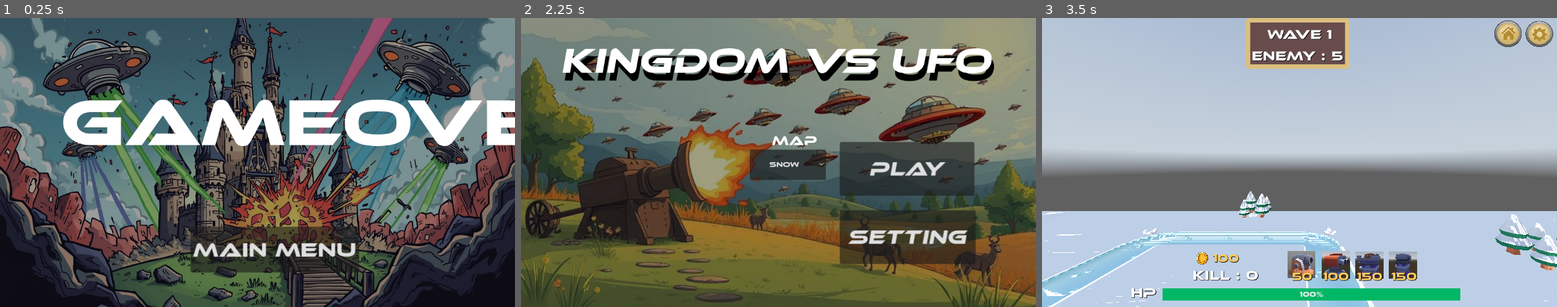
Above: before the commit, frames 1-3 (left to right).
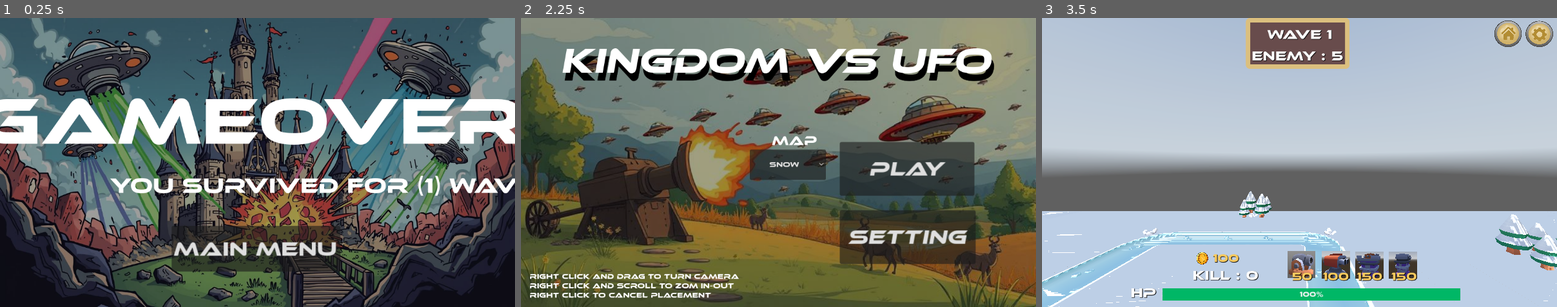
Above: after the commit, the same moments.

Repository: PeerapatTa3/GameDev3d_project
Game: Godot game, scene res://scenes/game_over.tscn
The game is run twice, just before and just after one commit, with the same random seed, the same clock (stepped at 60 frames per second) and the same inputs. This scene is started directly instead of the project's main scene. A sky picture missing from this copy of the repository is replaced by a grey-blue gradient.
Inputs (mouse positions are in pixels of both pictures, inside the frame that each line leads up to):
- Up to frame 1 (0.25 s): no input
- Up to frame 2 (2.25 s): click "Main menu" at 0.5 s; click "Play" at 1.25 s; click (984, 32) at 2 s
- Up to frame 3 (3.5 s): click "Play" at 2.75 s

The runs differ from the first frame. In frame 1, 13% of the frame differs, in the area x 0-100%, y 27-89%; in frame 2, 1.3%; in frame 3, nothing differs.

Commit message:
FINAL UPDATE 67

Diff:
--- a/tower-defense/Mob/enemy.tscn
+++ b/tower-defense/Mob/enemy.tscn
@@ -8,7 +8,7 @@
 
 [node name="Enemy" type="CharacterBody3D" groups=["Enemy"]]
 script = ExtResource("1_4n1ci")
-speed = 5
+speed = 3
 
 [node name="MeshInstance3D" type="MeshInstance3D" parent="."]
 mesh = ExtResource("2_7bnn1")
--- a/tower-defense/Mob/speed_enemy.tscn
+++ b/tower-defense/Mob/speed_enemy.tscn
@@ -8,7 +8,7 @@
 
 [node name="Enemy" type="CharacterBody3D" groups=["Enemy"]]
 script = ExtResource("1_0cfgg")
-speed = 6
+speed = 4
 hp = 10
 
 [node name="MeshInstance3D" type="MeshInstance3D" parent="."]
--- a/tower-defense/Mob/tank_enemy.tscn
+++ b/tower-defense/Mob/tank_enemy.tscn
@@ -8,7 +8,6 @@
 
 [node name="Enemy" type="CharacterBody3D" groups=["Enemy"]]
 script = ExtResource("1_sp8q6")
-speed = 3
 hp = 20
 
 [node name="MeshInstance3D" type="MeshInstance3D" parent="."]
--- a/tower-defense/Scrips/game_over.gd
+++ b/tower-defense/Scrips/game_over.gd
@@ -3,9 +3,9 @@
 @export var Scene : PackedScene
 
 func  _ready() -> void:
+	GameStatus.hp = 10
 	AudioManager.Bg_gameover.play()
-
-
+	$TextureRect/Wave.text = "You survived for (" + str(GameStatus.wave) + ") waves!!"
 
 
 func _on_mainmenu_pressed() -> void:
--- a/tower-defense/Scrips/test.gd
+++ b/tower-defense/Scrips/test.gd
@@ -47,7 +47,7 @@
 # ==============================
 func _process(_delta):
 	game_manager()
-	if GameStatus.hp == 0:
+	if GameStatus.hp <= 0:
 		get_tree().change_scene_to_file("res://scenes/game_over.tscn")
 
 func game_manager() -> void:
--- a/tower-defense/Scrips/ui_upgrade.gd
+++ b/tower-defense/Scrips/ui_upgrade.gd
@@ -30,6 +30,7 @@
 		$CanvasLayer/Panel/towerImg.texture = upgrade_traget.tower_pic
 	$CanvasLayer/VBoxContainer/Speed/Old_Speed.text = str(upgrade_traget.attack_speed)
 	$CanvasLayer/VBoxContainer/Speed/New_Speed.text = str(upgrade_traget.attack_speed - upgrade_traget.upgrade_speed_bonus)
+	$CanvasLayer/Panel/Cost.text = "cost : " + str(upgrade_traget.upgrade_cost)
 
 	if upgrade_traget.upgrade_level >= upgrade_traget.max_upgrade_level:
 		$CanvasLayer/VBoxContainer/Level/arrow3.hide()
@@ -40,6 +41,7 @@
 		$CanvasLayer/VBoxContainer/Range/New_Range.hide()
 		$CanvasLayer/VBoxContainer/Speed/arrow3.hide()
 		$CanvasLayer/VBoxContainer/Speed/New_Speed.hide()
+		$CanvasLayer/Panel/Cost.hide()
 	else :
 		$CanvasLayer/VBoxContainer/Level/arrow3.show()
 		$CanvasLayer/VBoxContainer/Level/New_Level.show()
--- a/tower-defense/scenes/game_over.tscn
+++ b/tower-defense/scenes/game_over.tscn
@@ -26,30 +26,50 @@
 expand_mode = 1
 metadata/_edit_use_anchors_ = true
 
-[node name="Mainmenu" type="Button" parent="."]
-layout_mode = 0
-anchor_left = 0.369792
-anchor_top = 0.722222
-anchor_right = 0.632546
-anchor_bottom = 0.880604
-offset_right = -83.693
+[node name="TextureRect" type="TextureRect" parent="."]
+layout_mode = 1
+anchors_preset = 15
+anchor_right = 1.0
+anchor_bottom = 1.0
+grow_horizontal = 2
+grow_vertical = 2
+
+[node name="Mainmenu" type="Button" parent="TextureRect"]
+layout_mode = 1
+anchors_preset = -1
+anchor_left = 0.333333
+anchor_top = 0.719136
+anchor_right = 0.660877
+anchor_bottom = 0.877518
+offset_right = -104.33
 offset_bottom = -27.6315
 scale = Vector2(1.38216, 1.36842)
 theme_override_font_sizes/font_size = 33
 text = "Main menu"
 metadata/_edit_use_anchors_ = true
 
-[node name="Gameover" type="Label" parent="."]
-layout_mode = 0
-anchor_left = 0.117188
-anchor_top = 0.220679
-anchor_right = 0.877604
-anchor_bottom = 0.537037
-offset_bottom = -38.0
+[node name="Gameover" type="Label" parent="TextureRect"]
+layout_mode = 1
+anchors_preset = -1
+anchor_left = -0.0451389
+anchor_top = 0.216049
+anchor_right = 1.0191
+anchor_bottom = 0.49537
 theme_override_font_sizes/font_size = 150
 text = "GameOver"
 horizontal_alignment = 1
 vertical_alignment = 1
 metadata/_edit_use_anchors_ = true
 
-[connection signal="pressed" from="Mainmenu" to="." method="_on_mainmenu_pressed"]
+[node name="Wave" type="Label" parent="TextureRect"]
+layout_mode = 1
+anchors_preset = -1
+anchor_left = 0.213542
+anchor_top = 0.533951
+anchor_right = 1.10851
+anchor_bottom = 0.645062
+theme_override_font_sizes/font_size = 48
+text = "You survived for A waves!!"
+metadata/_edit_use_anchors_ = true
+
+[connection signal="pressed" from="TextureRect/Mainmenu" to="." method="_on_mainmenu_pressed"]
--- a/tower-defense/scenes/main_menu.tscn
+++ b/tower-defense/scenes/main_menu.tscn
@@ -114,6 +114,17 @@
 text = "Map"
 metadata/_edit_use_anchors_ = true
 
+[node name="RichTextLabel" type="RichTextLabel" parent="CanvasLayer/bg2"]
+layout_mode = 0
+anchor_left = 0.0164931
+anchor_top = 0.878086
+anchor_right = 0.444444
+anchor_bottom = 1.0
+text = "RIght click and Drag to turn camera
+Right click and scroll to zom in-out
+Right click to cancel placement"
+metadata/_edit_use_anchors_ = true
+
 [connection signal="pressed" from="CanvasLayer/bg2/Play" to="." method="_on_play_pressed"]
 [connection signal="pressed" from="CanvasLayer/bg2/setting" to="." method="_on_setting_pressed"]
 [connection signal="item_selected" from="CanvasLayer/bg2/OptionButton" to="." method="_on_option_button_item_selected"]
--- a/tower-defense/scenes/ui_upgrade.tscn
+++ b/tower-defense/scenes/ui_upgrade.tscn
@@ -149,6 +149,17 @@
 popup/item_3/text = "CLOSEST"
 popup/item_3/id = 3
 
+[node name="Cost" type="Label" parent="CanvasLayer/Panel"]
+layout_mode = 1
+anchors_preset = -1
+anchor_left = 0.701389
+anchor_top = 0.771739
+anchor_right = 1.05093
+anchor_bottom = 0.810559
+theme_override_font_sizes/font_size = 20
+text = "Cost"
+metadata/_edit_use_anchors_ = true
+
 [node name="VBoxContainer" type="VBoxContainer" parent="CanvasLayer"]
 anchors_preset = -1
 anchor_left = 0.738715
Not shown, changed: docs/index.html
Not shown, changed: docs/index.pck
